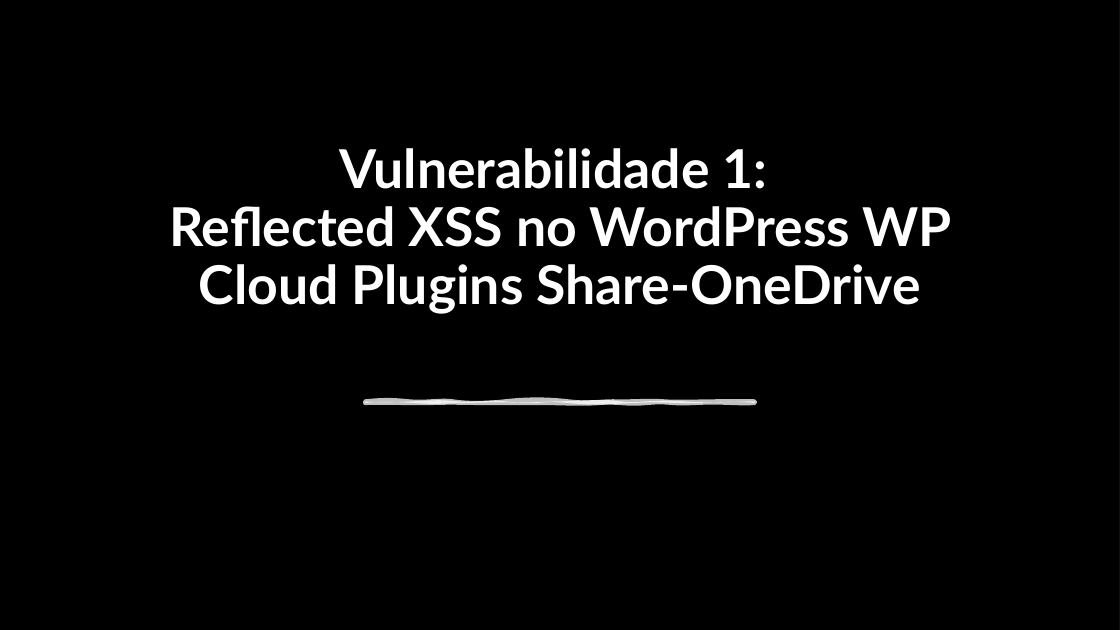
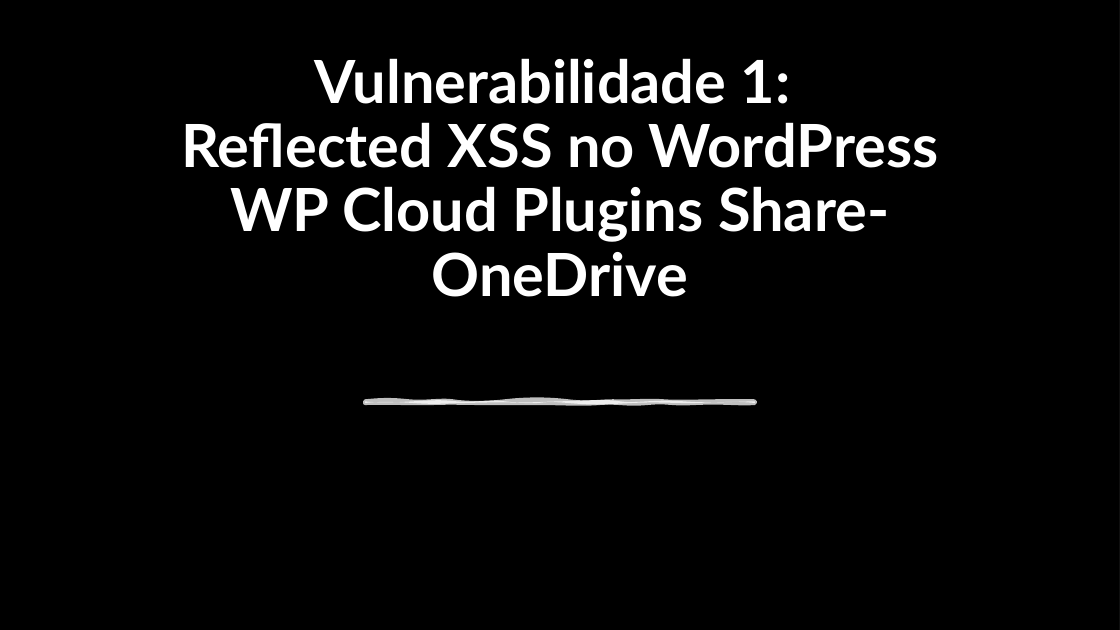
Before and after one commit to ATMD4/CiberWork, a slide deck: slide 5 of Análise de Vulnerabilidades.pptx (slide 6 before the commit). Drawn at 1120x630 pixels with LibreOffice and Linux fonts; fonts in the diff are those of the drawing; background and template pictures are left out; a plain dark background stands for a picture behind light text. Boxes give left, top, right and bottom in pixels: in the first picture for what was removed or moved away, otherwise in the second. Text is boxed around its words. In the diff, an @@ line names an element or a change of style, - is before the commit and + after.

```diff
--- a/Análise de Vulnerabilidades.pptx
+++ b/Análise de Vulnerabilidades.pptx
@@ title "Vulnerabilidade 1: Reflected XSS no ..." at (181,58,938,297): size 45.9 to 51 pt @@
```
Also in this commit, not shown: 4 other slides changed, 5 slides added, 2 slides removed.
